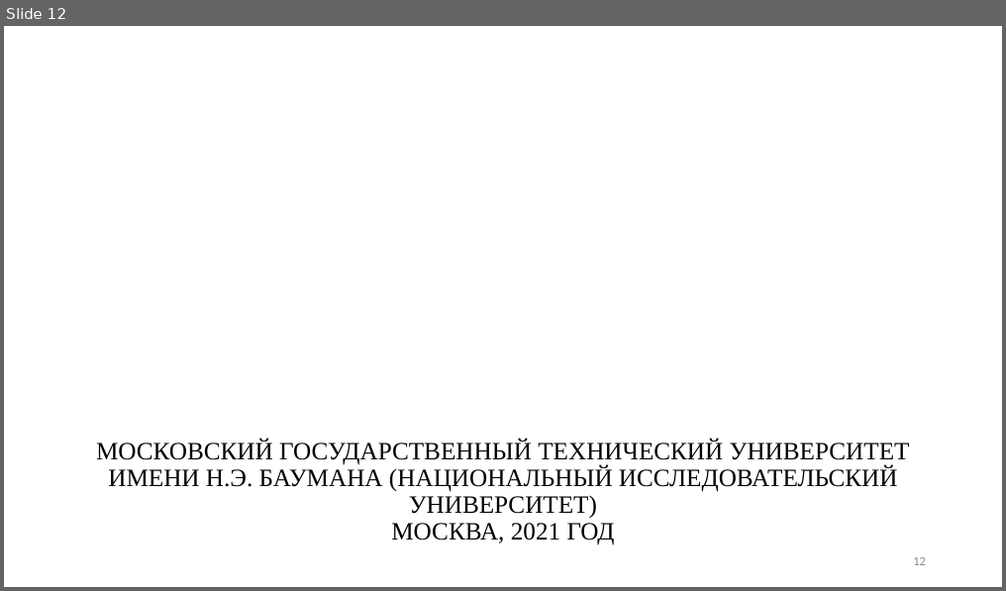
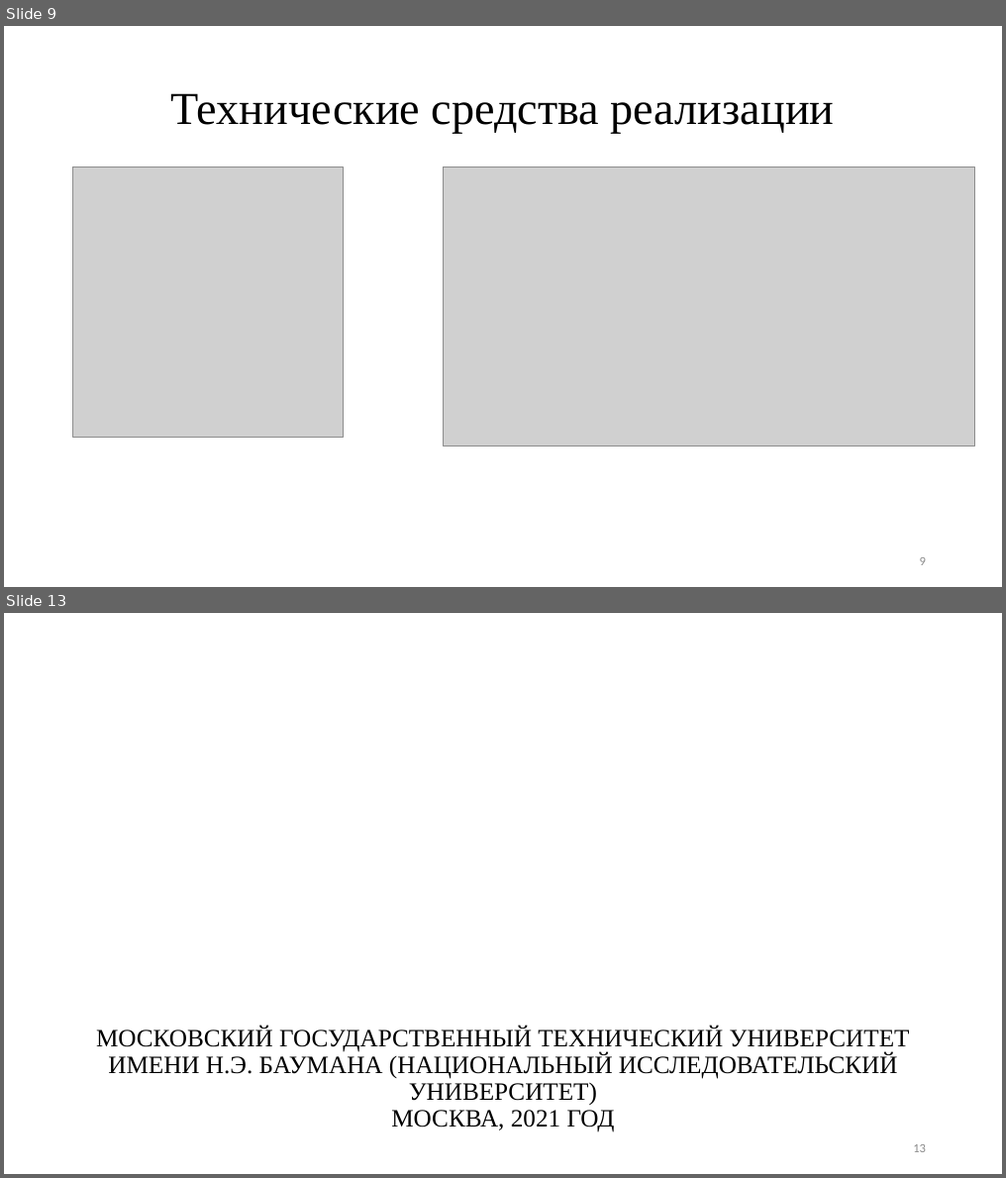
Before and after one commit to TheSawIsTheLaw/NetworkingCoursework, a slide deck: documentation/Presentation/presentation.pptx. Shown one above the other, each under a label of ours: slide 12 before the commit, slides 9 and 13 after it; the slides between them are not shown. The pictures are 1006x591 and 1006x1178 pixels, drawn with LibreOffice and Linux fonts; fonts in the diff are those of the drawing; grey boxes stand for pictures. Boxes give left, top, right and bottom in pixels: in the first picture for what was removed or moved away, otherwise in the second. Text is boxed around its words. In the diff, an @@ line names an element or a change of style, - is before the commit and + after.

```diff
--- a/documentation/Presentation/presentation.pptx
+++ b/documentation/Presentation/presentation.pptx
@@ slide 9 added at [4,26,1002,587], background #FFFFFF @@
@@ title added at [171,93,835,134], 44 pt, text #000000 @@
+Технические средства реализации
@@ picture added at [73,167,344,437] @@
@@ picture added at [444,168,975,447] @@
@@ page number added at [920,558,926,566], 12 pt, text #8C8C8C @@
+9
@@ what was slide 12 is now slide 13 @@
```
Also in this commit, not shown: 4 slides changed, 2 other slides added, 2 slides removed, 1 other file.
